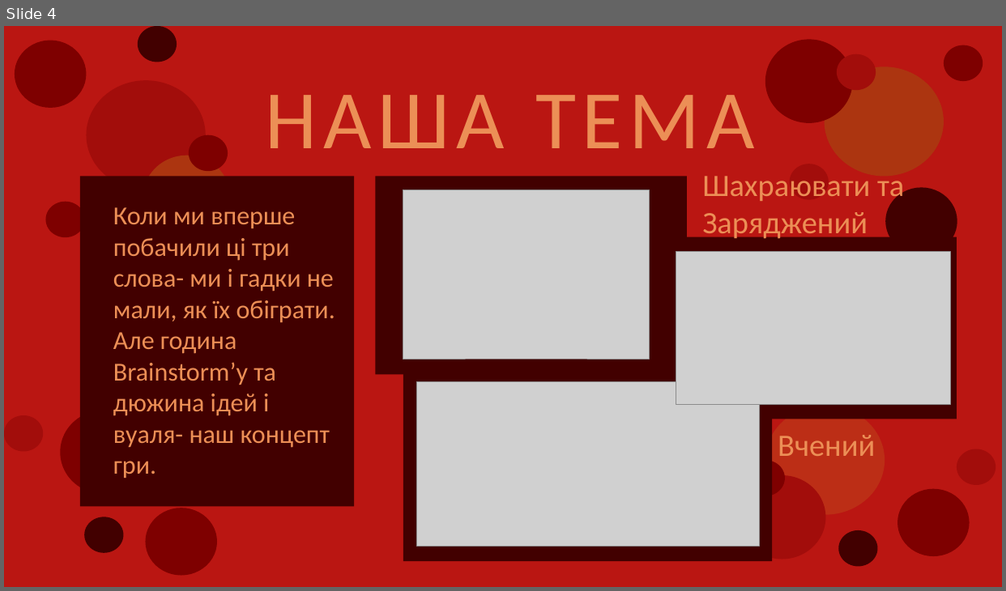
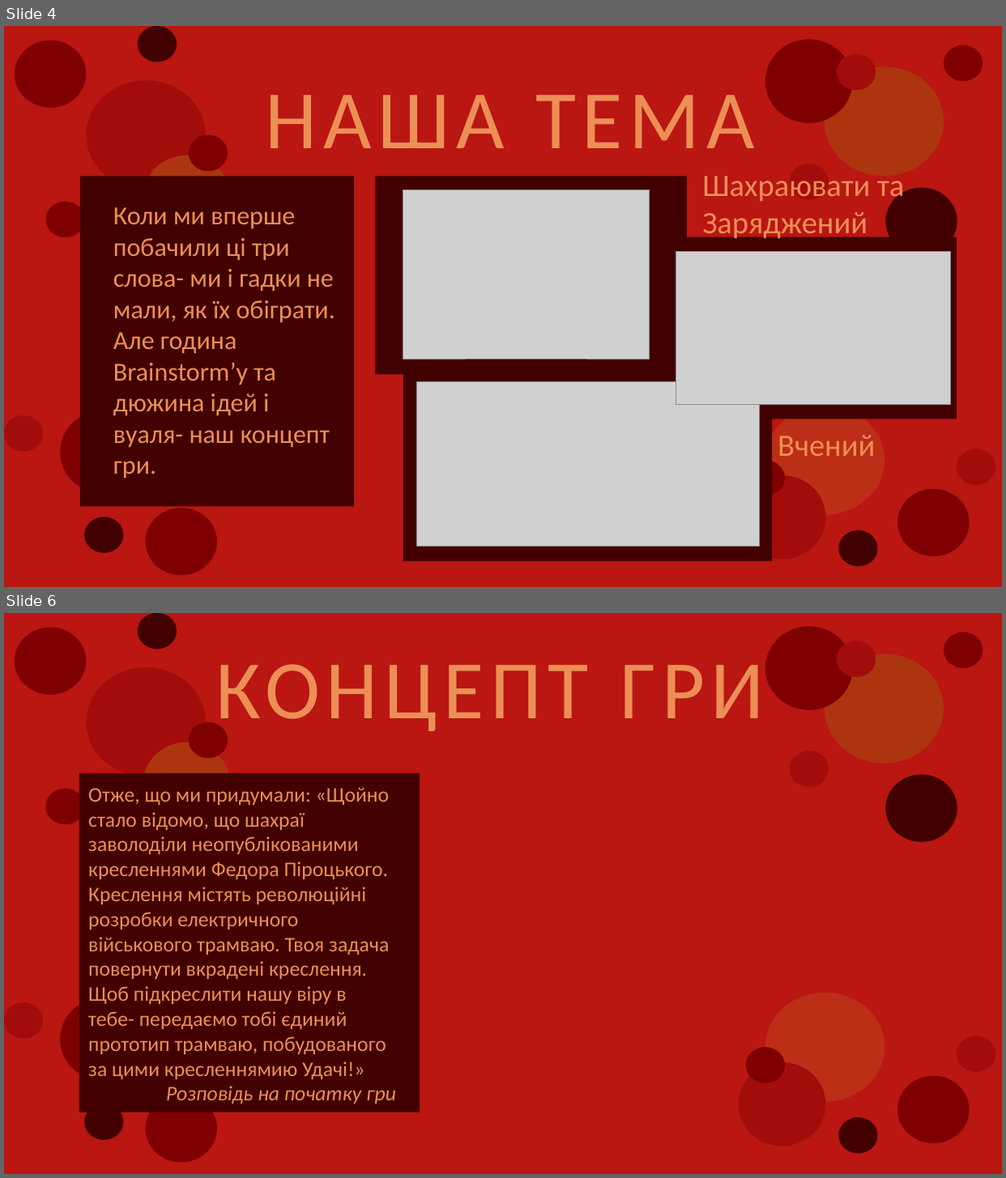
Before and after one commit to Sc0rpiOnUA/Hackathon-3.0, a slide deck: Сrackers&cookies.pptx. Shown one above the other, each under a label of ours: slide 4 before the commit, slides 4 and 6 after it; the slides between them are not shown. The pictures are 1006x591 and 1006x1178 pixels, drawn with LibreOffice and Linux fonts; fonts in the diff are those of the drawing; grey boxes stand for pictures. Boxes give left, top, right and bottom in pixels: in the first picture for what was removed or moved away, otherwise in the second. Text is boxed around its words. In the diff, an @@ line names an element or a change of style, - is before the commit and + after.

```diff
--- a/Сrackers&cookies.pptx
+++ b/Сrackers&cookies.pptx
@@ slide 6 added at bbox=[4, 613, 1002, 1174], background #BA1612 @@
@@ group added at bbox=[765, 627, 982, 842]: 6 ellipses @@
@@ text added at bbox=[216, 664, 764, 738], 80 pt, text #EC8F56 @@
+КОНЦЕПТ ГРИ
@@ group added at bbox=[15, 613, 231, 826]: 6 ellipses @@
@@ rectangle added at bbox=[79, 773, 420, 1112], fill #420000 @@
@@ text added at bbox=[88, 787, 396, 1104], 20 pt, text #EC8F56 @@
+Отже, що ми придумали: «Щойно стало відомо, що шахраї заволоділи неопублікованими кресленнями Федора Піроцького. Креслення містять революційні розробки електричного військового трамваю. Твоя задача повернути вкрадені креслення. Щоб підкреслити нашу віру в тебе- передаємо тобі єдиний прототип трамваю, побудованого за цими кресленнямию Удачі!»
+Розповідь на початку гри
@@ group added at bbox=[4, 998, 217, 1162]: 4 ellipses @@
@@ group added at bbox=[739, 993, 996, 1153]: 6 ellipses @@
```
Also in this commit, not shown: 1 other slide added, 1 slide removed.
